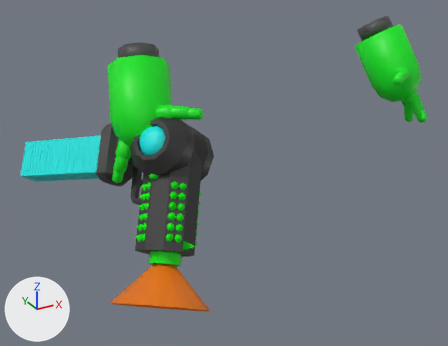
Two versions of the glTF model public/assets/models/submachine/default/fps.glb, one commit apart.
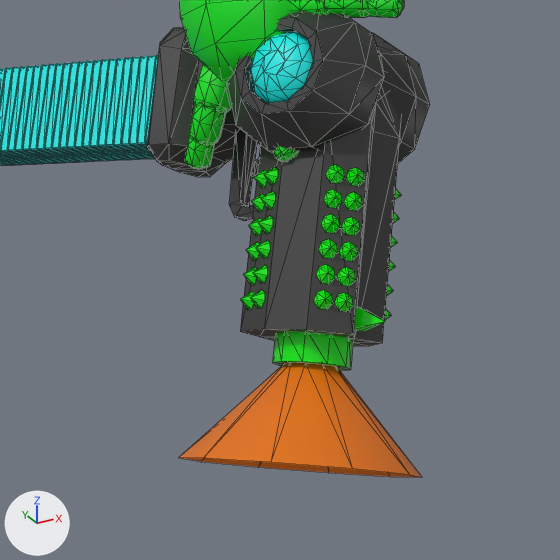
Each version appears first whole from a 50 mm camera at (-0.703, -1.022, 0.182) aimed at (-0.131, 0.019, -0.338), and next in a close-up on the part from 8% to 60% of the width and 32% to 100% of the height. Arrows for +X, +Y and +Z are at lower left; the lights stay in place. The close-ups show mesh edges as thin lines. Where no turn or scale is listed for an object, it has been applied to the vertices. Vertices at the same position are counted once.
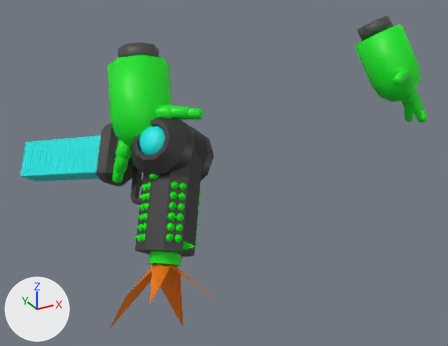
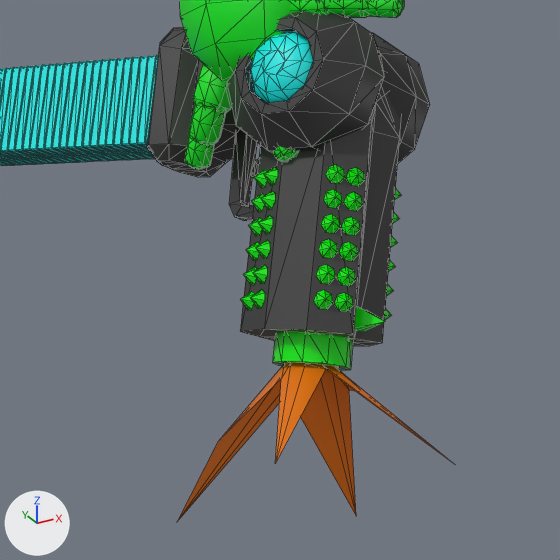
What changed in the scene script:
```text
Change me_circle_005:
    where me_circle_005.from_pydata(...)  # 20 vertices, 20 faces; spans x -0.107..0.054, y -0.113..0.039, z -0.113..0.012
    used by ob_tip_submachine; location = (-0.3399, -0.1436, -0.4102)
    me_circle_005 part 1
    me_circle_005.vertices[10].co: (0.027, -0.105, -0.039) -> (0.054, -0.122, -0.029)  # pixel (409, 474) -> pixel (455, 464)
    me_circle_005.vertices[11].co: (-0.021, -0.113, -0.013) -> (0.001, -0.025, 0.011)  # pixel (352, 468) -> pixel (325, 369)
    me_circle_005.vertices[12].co: (-0.07, -0.092, -0.004) -> (-0.073, -0.106, 0.005)  # pixel (270, 462) -> pixel (275, 463)
    me_circle_005.vertices[13].co: (-0.103, -0.049, -0.015) -> (-0.029, -0.012, 0.005)  # pixel (203, 458) -> pixel (281, 378)
    me_circle_005.vertices[14].co: (-0.107, -0.002, -0.044) -> (-0.073, 0.008, -0.047)  # pixel (178, 457) -> pixel (217, 441)
    me_circle_005.vertices[15].co: (-0.08, 0.032, -0.077) -> (-0.105, 0.023, -0.118)  # pixel (200, 461) -> not seen
    me_circle_005.vertices[16].co: (-0.032, 0.039, -0.104) -> (-0.011, 0.022, -0.033)  # pixel (258, 467) -> not seen
    me_circle_005.vertices[17].co: (0.018, 0.018, -0.113) -> (0.035, 0.006, -0.153)  # pixel (328, 472) -> pixel (356, 516)
    me_circle_005.vertices[18].co: (0.051, -0.024, -0.101) -> (0.022, -0.017, -0.019)  # pixel (389, 476) -> pixel (349, 390)
    me_circle_005.vertices[19].co: (0.054, -0.071, -0.073) -> (0.028, -0.027, -0.016)  # pixel (422, 477) -> not seen
```

Boxes (x1, y1, x2, y2) around the edits, measured in the close-ups (560 x 560 px):
'tip-submachine', reshaped (14% wider, 37% taller): before (179, 363, 422, 477); after (178, 363, 455, 520)
